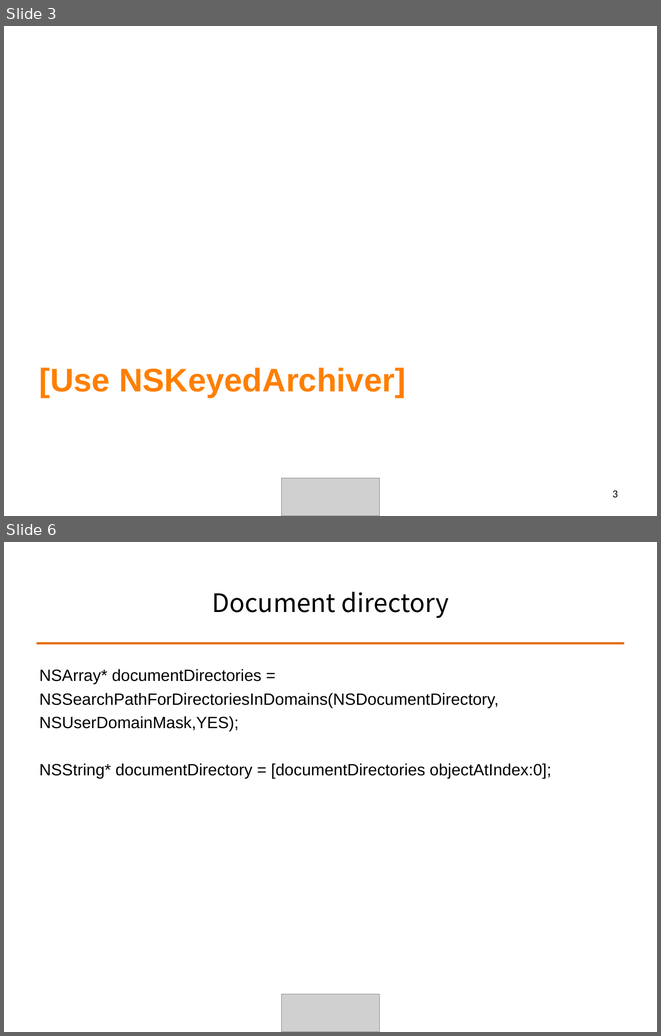
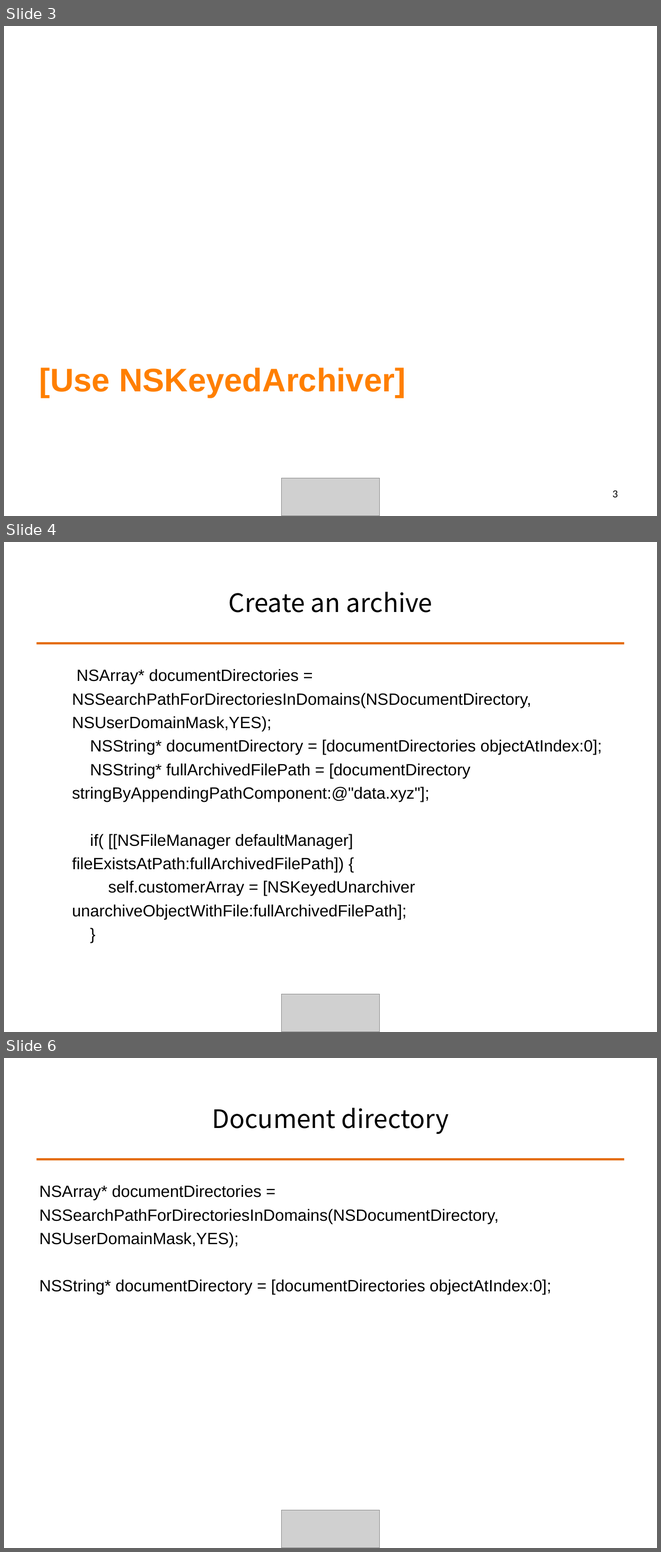
Before and after one commit to ALPHACamp/Camp-3-iOS-Dev, a slide deck: Class presentation/Week3 - Shyne/10-22-2014.ppt. Shown one above the other, each under a label of ours: slides 3 and 6 before the commit, slides 3, 4 and 6 after it; the slides between them are not shown. The pictures are 661x1036 and 661x1552 pixels, drawn with LibreOffice and Linux fonts; fonts in the diff are those of the drawing; grey boxes stand for pictures. Boxes give left, top, right and bottom in pixels: in the first picture for what was removed or moved away, otherwise in the second. Text is boxed around its words. In the diff, an @@ line names an element or a change of style, - is before the commit and + after.

```diff
--- a/Class presentation/Week3 - Shyne/10-22-2014.ppt
+++ b/Class presentation/Week3 - Shyne/10-22-2014.ppt
@@ slide 4 added at box(4, 542, 657, 1032), background #FFFFFF @@
@@ title added at box(229, 592, 433, 612), 28 pt, text #000000 @@
+Create an archive
@@ line added from (37, 643) to (624, 643), #E46C0A 2.49 pt @@
@@ text added at box(72, 669, 602, 919), 18 pt, text #000000 @@
+  NSArray* documentDirectories = NSSearchPathForDirectoriesInDomains(NSDocumentDirectory, NSUserDomainMask,YES);
+  NSString* documentDirectory = [documentDirectories objectAtIndex:0];
+  NSString* fullArchivedFilePath = [documentDirectory stringByAppendingPathComponent:@"data.xyz"];
+  if( [[NSFileManager defaultManager] fileExistsAtPath:fullArchivedFilePath]) {
+  self.customerArray = [NSKeyedUnarchiver unarchiveObjectWithFile:fullArchivedFilePath];
+  }
@@ picture added at box(282, 994, 379, 1032) @@
```
Also in this commit, not shown: 1 slide changed, 1 slide removed, 3 other files.
